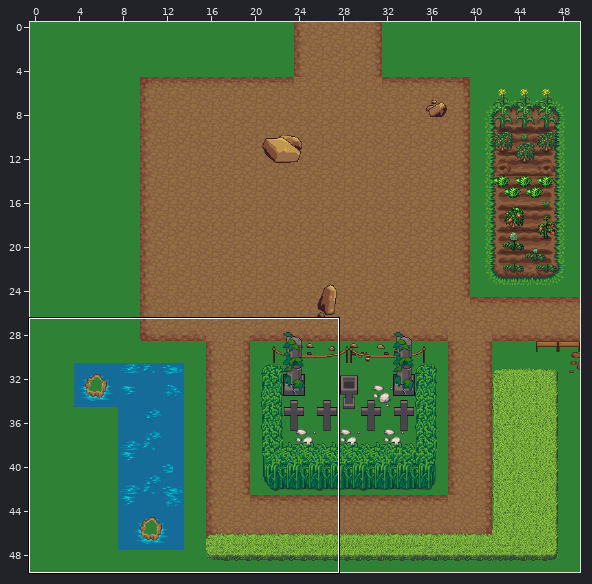
Tiled map, stored at Content/TiledProject/OverWorld1Left.tmx. Above, an overview of the earlier version with the close-up marked.
Close-up. As it was:
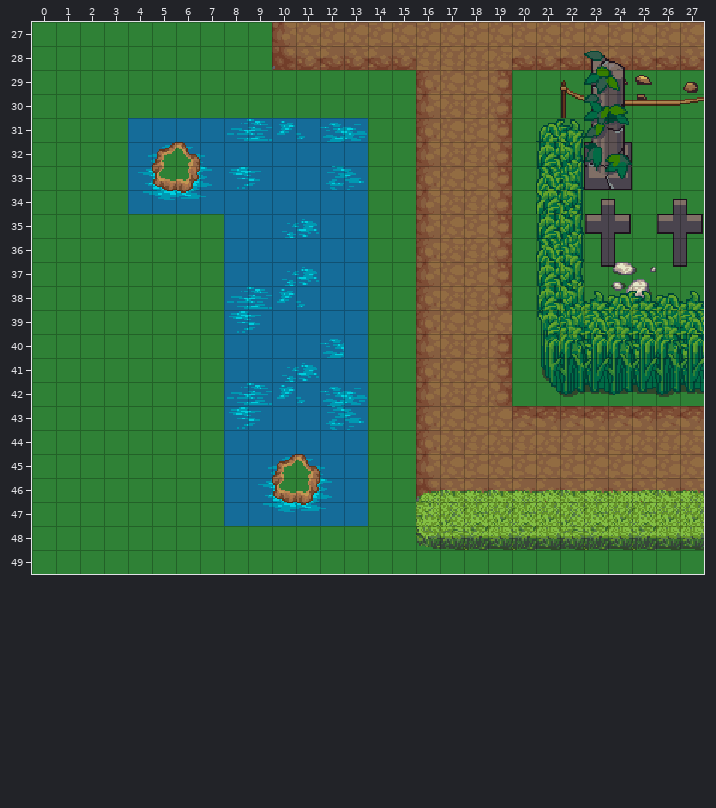
Cells are 16x16 px. Shown: x 0..27, y 27..49. The commit also changed other parts of the map, which this record leaves out.
After the commit:
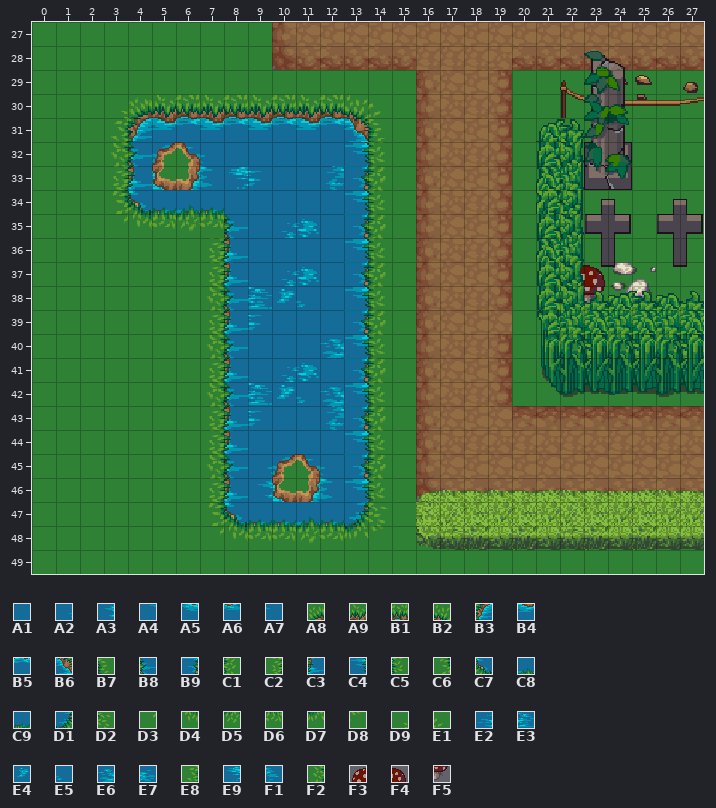
Key: from "asdafasdf": A1 1172, A2 1236, A3 1300, A4 1364, A5 1365, A6 1366, A7 1367, A8 1421, A9 1422, B1 1423, B2 1424, B3 1485, B4 1486, B5 1487, B6 1488, B7 1489, B8 1549, B9 1552, C1 1553, C2 1612, C3 1613, C4 1616, C5 1617, C6 1676, C7 1677, C8 1678, C9 1679, D1 1680, D2 1681, D3 1740, D4 1741, D5 1742, D6 1743, D7 1744, D8 1745, D9 2186, E1 2191, E2 2218, E3 2219, E4 2220, E5 2221, E6 2222, E7 2223, E8 2250, E9 2282, F1 2287, F2 2314, F3 4020, F4 4021, F5 4085.
__ is an empty cell.
Diff:
Layer "decoracion2":
Tile F3 is added in row 37 at x 22.
Tile F4 is added in row 37 at x 23.
Tile F5 is added in row 38 at x 23.
Layer "decoracion1":
Tile A8 is added in row 30 at x 4.
Tile A9 is added in row 30 at x 5, 7, 9 and 11.
Tile B1 is added in row 30 at x 6, 8, 10 and 12.
Tile B2 is added in row 30 at x 13.
Tile B3 replaces tile A1 in row 31 at x 4.
Tile B4 replaces tile A1 in row 31 at x 5 and 7.
Tile B4 replaces tile E3 in row 31 at x 9.
Tile B4 replaces tile E5 in row 31 at x 11.
Tile B5 replaces tile A1 in row 31 at x 6.
Tile B5 replaces tile E2 in row 31 at x 8.
Tile B5 replaces tile E4 in row 31 at x 10.
Tile B5 replaces tile E6 in row 31 at x 12.
Tile B6 replaces tile E7 in row 31 at x 13.
Tile B7 is added in row 31 at x 14.
Tile B8 replaces tile A1 in row 35 at x 8; in row 40 at x 8; in row 45 at x 8.
Tile B8 replaces tile A2 in row 32 at x 4.
Tile B8 replaces tile E2 in row 38 at x 8; in row 42 at x 8.
Tile B9 replaces tile A1 in row 35 at x 13; in row 37 at x 13; in row 39 at x 13; in row 41 at x 13; in row 45 at x 13.
Tile B9 replaces tile F1 in row 33 at x 13; in row 43 at x 13.
Tile C1 is added in row 33 at x 14; in row 35 at x 14; in row 37 at x 14; in row 39 at x 14; in row 41 at x 14; in row 43 at x 14.
Tile C1 is added in row 45 at x 14.
Tile C2 is added in row 33 at x 3; in rows 36 to 37 at x 7; in row 39 at x 7; in row 41 at x 7; in rows 43 to 44 at x 7; in row 46 at x 7.
Tile C3 replaces tile A1 in rows 36 to 37 at x 8; in row 41 at x 8; in row 44 at x 8; in row 46 at x 8.
Tile C3 replaces tile A3 in row 33 at x 4.
Tile C3 replaces tile E9 in row 39 at x 8; in row 43 at x 8.
Tile C4 replaces tile A1 in row 32 at x 13; in row 34 at x 13; in row 36 at x 13; in row 38 at x 13; in row 40 at x 13; in row 44 at x 13.
Tile C4 replaces tile A1 in row 46 at x 13.
Tile C4 replaces tile E7 in row 42 at x 13.
Tile C5 is added in row 32 at x 14; in row 34 at x 14; in row 36 at x 14; in row 38 at x 14; in row 40 at x 14; in row 42 at x 14.
Tile C5 is added in row 44 at x 14; in row 46 at x 14.
Tile C6 is added in row 34 at x 3; in row 47 at x 7.
Tile C7 replaces tile A1 in row 47 at x 8.
Tile C7 replaces tile A4 in row 34 at x 4.
Tile C8 replaces tile A6 in row 34 at x 6; in row 47 at x 11.
Tile C9 replaces tile A4 in row 47 at x 9.
Tile C9 replaces tile A5 in row 34 at x 5; in row 47 at x 10.
Tile C9 replaces tile A7 in row 34 at x 7; in row 47 at x 12.
Tile D1 replaces tile A1 in row 47 at x 13.
Tile D2 is added in row 47 at x 14.
Tile D3 is added in row 35 at x 3; in row 48 at x 7.
Tile D4 is added in row 35 at x 4; in row 48 at x 8.
Tile D5 is added in row 35 at x 6; in row 48 at x 11.
Tile D6 is added in row 35 at x 5 and 7; in row 48 at x 9 to 10 and 12.
Tile D7 is added in row 48 at x 13.
Tile D8 is added in row 48 at x 14.
Tile D9 is added in row 30 at x 3.
Tile E1 is added in row 30 at x 14.
Tile E8 is added in row 31 at x 3.
Tile F2 is added in row 32 at x 3; in row 38 at x 7; in row 40 at x 7; in row 42 at x 7; in row 45 at x 7.
Pixel boxes of the changes (left, top, right, bottom) in both close-ups:
changed: (111, 94, 388, 543)
added: (581, 265, 605, 303)
